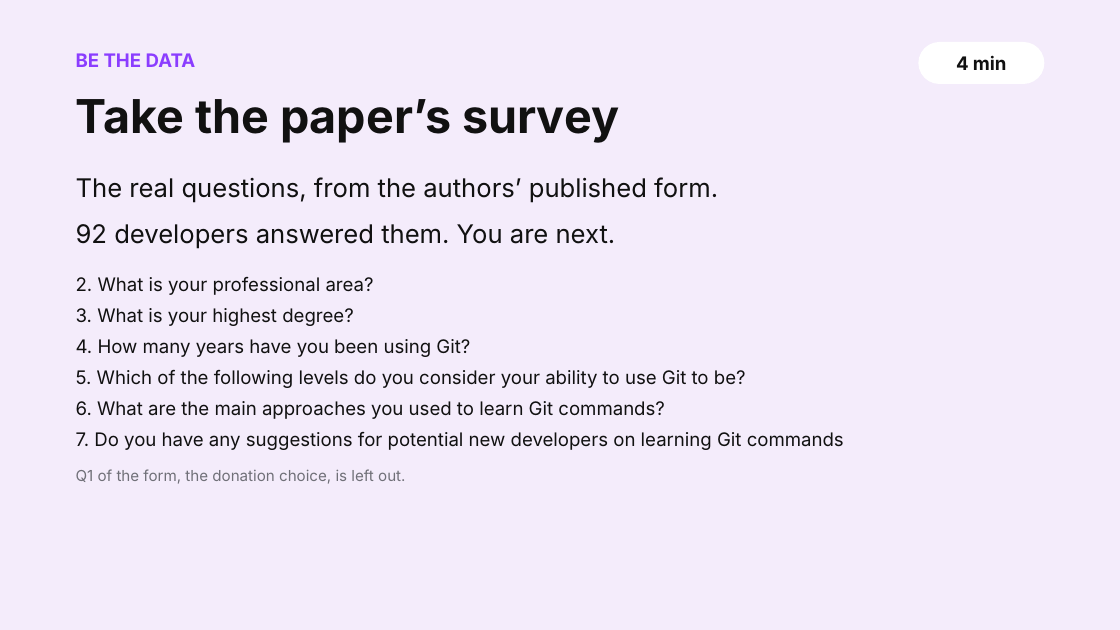
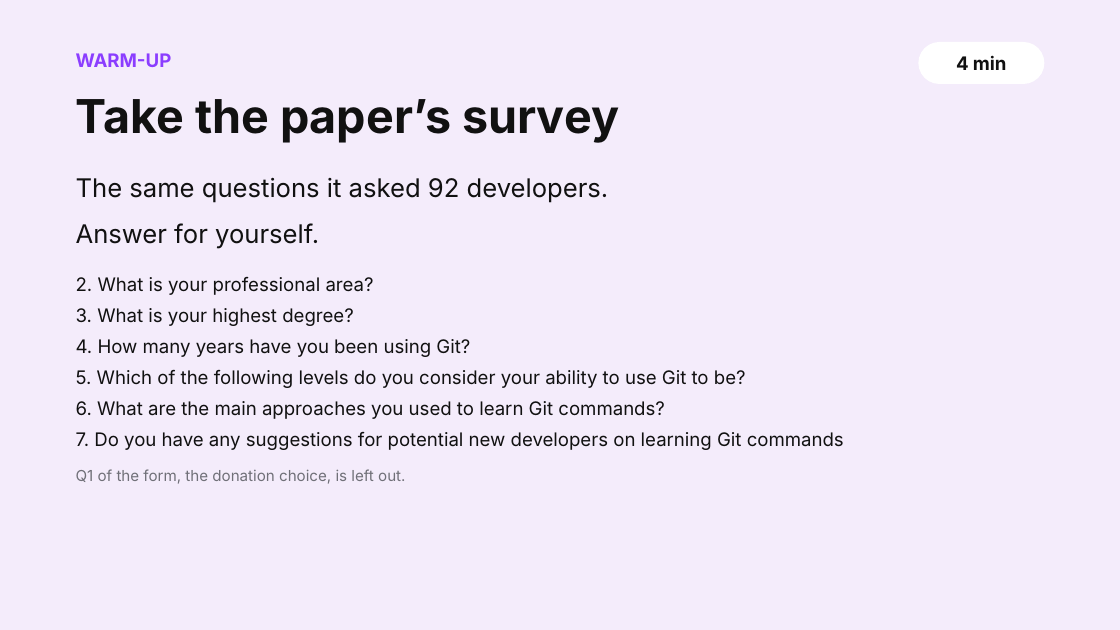
Before and after one commit to shubham3-ucb/cs294-pl, a slide deck: slide 3 of slides/thursday_app.pptx. Drawn at 1120x630 pixels with LibreOffice and Linux fonts; fonts in the diff are those of the drawing. Boxes give left, top, right and bottom in pixels: in the first picture for what was removed or moved away, otherwise in the second. Text is boxed around its words. In the diff, an @@ line names an element or a change of style, - is before the commit and + after.

```diff
--- a/slides/thursday_app.pptx
+++ b/slides/thursday_app.pptx
@@ text at [76, 53, 172, 67]: text changed @@
-BE THE DATA
+WARM-UP
@@ text at [76, 177, 609, 249]: text changed @@
-The real questions, from the authors’ published form.
-92 developers answered them. You are next.
+The same questions it asked 92 developers.
+Answer for yourself.
```
Also in this commit, not shown: 15 other slides changed, 5 slides added, 5 slides removed, 15 other files.
